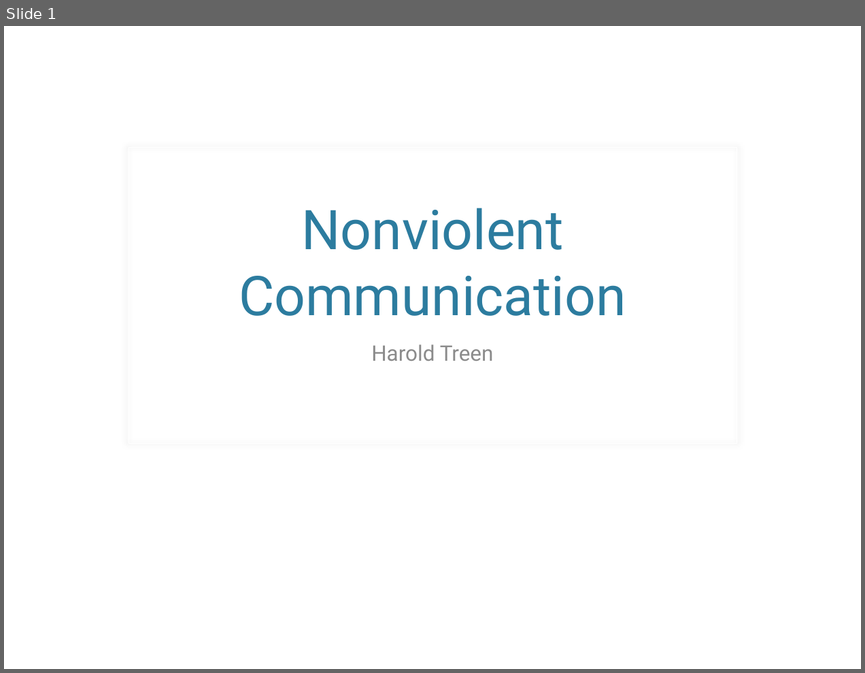
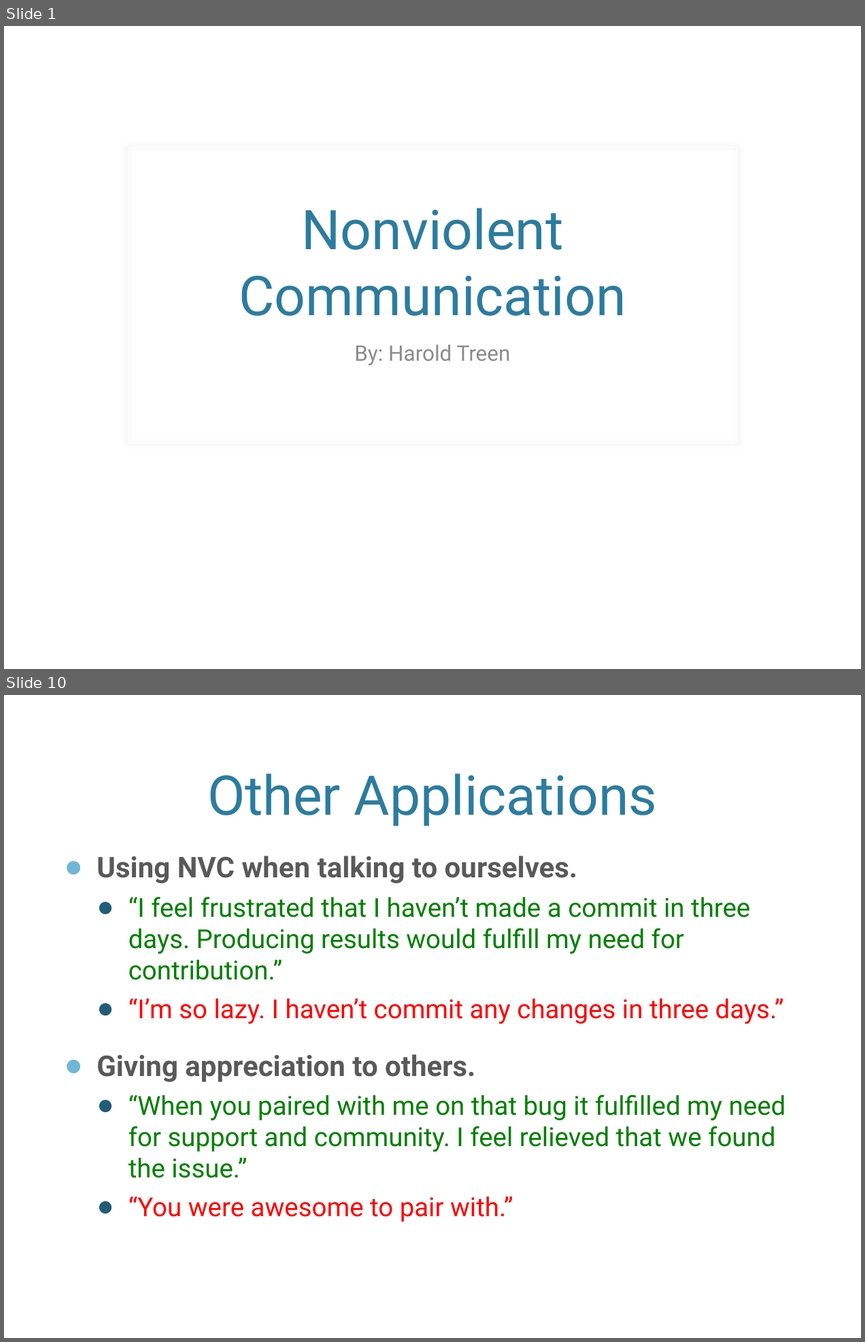
Before and after one commit to haroldtreen/RecurseCenterStuff, a slide deck: presentations/nvc.pptx. Shown one above the other, each under a label of ours: slide 1 before the commit, slides 1 and 10 after it; the slides between them are not shown. The pictures are 865x673 and 865x1342 pixels, drawn with LibreOffice and Linux fonts; fonts in the diff are those of the drawing; background and template pictures are left out. Boxes give left, top, right and bottom in pixels: in the first picture for what was removed or moved away, otherwise in the second. Text is boxed around its words. In the diff, an @@ line names an element or a change of style, - is before the commit and + after.

```diff
--- a/presentations/nvc.pptx
+++ b/presentations/nvc.pptx
@@ slide 10 added at (4,695,861,1338), background picture (left out) @@
@@ title added at (207,773,657,826), 46 pt, text #2C7C9F @@
+Other Applications
@@ text added at (96,855,786,1221), 22 pt, text #008000 @@
+● Using NVC when talking to ourselves.
+  ● “I feel frustrated that I haven’t made a commit in three days. Producing results would fulfill my need for contribution.”
+  ● “I’m so lazy. I haven’t commit any changes in three days.”
+● Giving appreciation to others.
+  ● “When you paired with me on that bug it fulfilled my need for support and community. I feel relieved that we found the issue.”
+  ● “You were awesome to pair with.”
@@ slide 1 changed as well @@
@@ subtitle at (354,344,511,365): text changed @@
-Harold Treen
+By: Harold Treen
```
Also in this commit, not shown: 10 other slides added.
